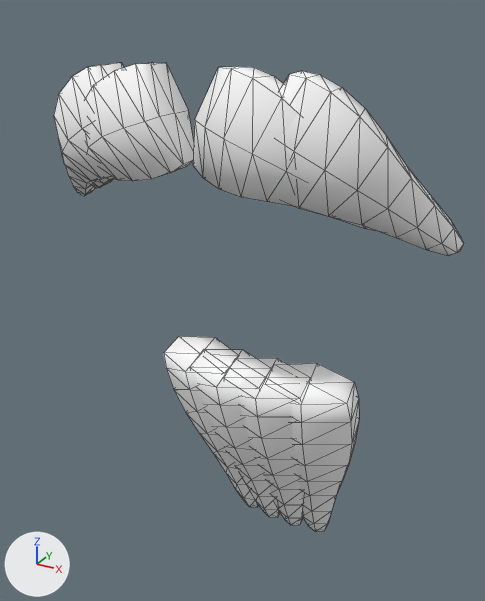
An edit to the glTF model modules/gamer-services/assets/avatars/v3/facial_vandyke.female.glb, drawn before and after from the same camera.
Before and after are seen from a camera (50 mm lens) standing at (0.0702, -0.2747, 1.4598) and looking at (-0.0019, -0.1435, 1.3942). Lighting does not change. The marker at lower left points along +X, +Y and +Z. The first picture is the older version. Mesh edges are drawn as thin lines. Vertices at exactly the same position are counted once.

Objects in the first picture: 'facial_vandyke'.
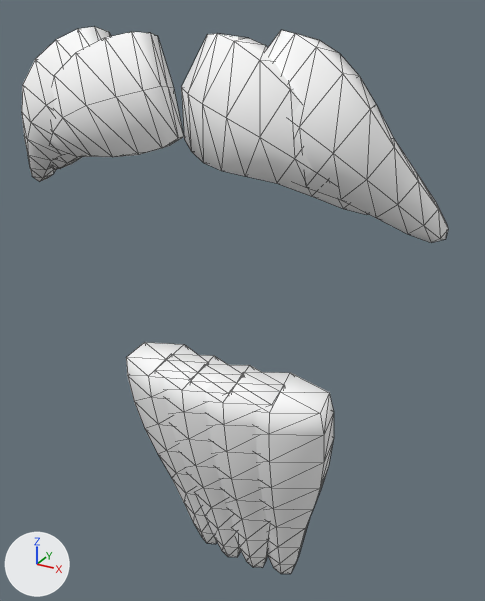
Scene script edits in JSON lines:
```json
{"block": "me_facial_vandyke", "where": "# used by ob_facial_vandyke; location = (0.0, 0.0, 0.0)"}
{"op": "remove", "block": "me_facial_vandyke", "code": "me_facial_vandyke.from_pydata(...)  # 448 vertices, 864 faces; spans x -0.0483..0.0483, y -0.1733..-0.1176, z 1.3092..1.4499"}
{"op": "add", "block": "me_facial_vandyke", "code": "me_facial_vandyke.from_pydata(...)  # 447 vertices, 864 faces; spans x -0.048..0.048, y -0.1788..-0.1428, z 1.3144..1.4562"}
{"block": "me_facial_vandyke", "change": "me_facial_vandyke part 1: the loose piece of 56 vertices spanning x -0.027..-0.0028, y -0.148..-0.1176, z 1.3093..1.3773 is multiplied about its middle by the matrix ((1.0, -0.009, 0.009), (0.007, 0.988, 0.146), (-0.007, -0.132, 0.964)), then moved by (0.0, -0.0205, 0.0059)"}
{"block": "me_facial_vandyke", "change": "me_facial_vandyke part 2: the loose piece of 56 vertices spanning x 0.0028..0.027, y -0.148..-0.1176, z 1.3093..1.3773 is multiplied about its middle by the matrix ((1.0, 0.009, -0.009), (-0.007, 0.988, 0.146), (0.007, -0.132, 0.964)), then moved by (0.0, -0.0205, 0.0059)"}
{"block": "me_facial_vandyke", "change": "me_facial_vandyke part 3: the loose piece of 56 vertices spanning x 0.0011..0.0377, y -0.1733..-0.152, z 1.4202..1.4499 is rebuilt with 56 vertices and now spans x 0.0007..0.0376, y -0.1788..-0.1621, z 1.4271..1.4555"}
{"block": "me_facial_vandyke", "change": "me_facial_vandyke part 4: the loose piece of 56 vertices spanning x -0.0377..-0.0011, y -0.1733..-0.152, z 1.4202..1.4499 is rebuilt with 56 vertices and now spans x -0.0376..-0.0007, y -0.1788..-0.1621, z 1.4271..1.4555"}
{"block": "me_facial_vandyke", "change": "me_facial_vandyke part 5: a new loose piece of 111 vertices spanning x -0.0167..0.0167, y -0.1658..-0.1444, z 1.3144..1.3825, in mat_facial_vandyke_0 (white #ffffff)"}
{"block": "me_facial_vandyke", "change": "me_facial_vandyke part 6: a new loose piece of 56 vertices spanning x 0.0106..0.048, y -0.1766..-0.1595, z 1.4222..1.4562, in mat_facial_vandyke_0 (white #ffffff)"}
{"block": "me_facial_vandyke", "change": "me_facial_vandyke part 7: a new loose piece of 56 vertices spanning x -0.048..-0.0106, y -0.1766..-0.1595, z 1.4222..1.4562, in mat_facial_vandyke_0 (white #ffffff)"}
{"block": "me_facial_vandyke", "change": "me_facial_vandyke part 8"}
{"block": "me_facial_vandyke", "change": "56 vertices are removed from x 0.0113..0.0483, y -0.171..-0.145, z 1.4153..1.4493"}
{"block": "me_facial_vandyke", "change": "108 faces are deleted"}
{"block": "me_facial_vandyke", "change": "me_facial_vandyke part 9"}
{"block": "me_facial_vandyke", "change": "56 vertices are removed from x -0.0483..-0.0113, y -0.171..-0.145, z 1.4153..1.4493"}
{"block": "me_facial_vandyke", "change": "108 faces are deleted"}
{"block": "me_facial_vandyke", "change": "me_facial_vandyke part 10"}
{"block": "me_facial_vandyke", "change": "112 vertices are removed from x -0.0167..0.0167, y -0.1506..-0.1186, z 1.3092..1.3774"}
{"block": "me_facial_vandyke", "change": "216 faces are deleted"}
```

Changed parts and their boxes (x1, y1, x2, y2) in the pictures (485 x 601 px; the box of a moved part takes in the faces that stretch with it):
```json
{"object": "facial_vandyke", "change": "reshaped", "before": [54, 63, 464, 531], "after": [22, 27, 448, 574], "on screen": "17% taller"}
{"part": 1, "of": "me_facial_vandyke", "change": "moved or reshaped", "before": [164, 336, 258, 507], "after": [126, 342, 217, 544]}
{"part": 2, "of": "me_facial_vandyke", "change": "moved or reshaped", "before": [288, 363, 359, 531], "after": [232, 372, 334, 574]}
{"part": 3, "of": "me_facial_vandyke", "change": "rebuilt", "before": [193, 66, 377, 231], "after": [181, 34, 368, 215], "on screen": "10% taller"}
{"part": 4, "of": "me_facial_vandyke", "change": "rebuilt", "before": [86, 63, 194, 188], "after": [51, 32, 184, 170], "on screen": "23% wider, 10% taller"}
{"part": 5, "of": "me_facial_vandyke", "change": "added", "after": [155, 354, 285, 567]}
{"part": 6, "of": "me_facial_vandyke", "change": "added", "after": [265, 30, 448, 243]}
{"part": 7, "of": "me_facial_vandyke", "change": "added", "after": [22, 27, 111, 182]}
{"part": 8, "of": "me_facial_vandyke", "change": "deleted", "before": [279, 71, 464, 256]}
{"part": 9, "of": "me_facial_vandyke", "change": "deleted", "before": [54, 63, 124, 196]}
{"part": 10, "of": "me_facial_vandyke", "change": "deleted", "before": [190, 349, 311, 525]}
```
